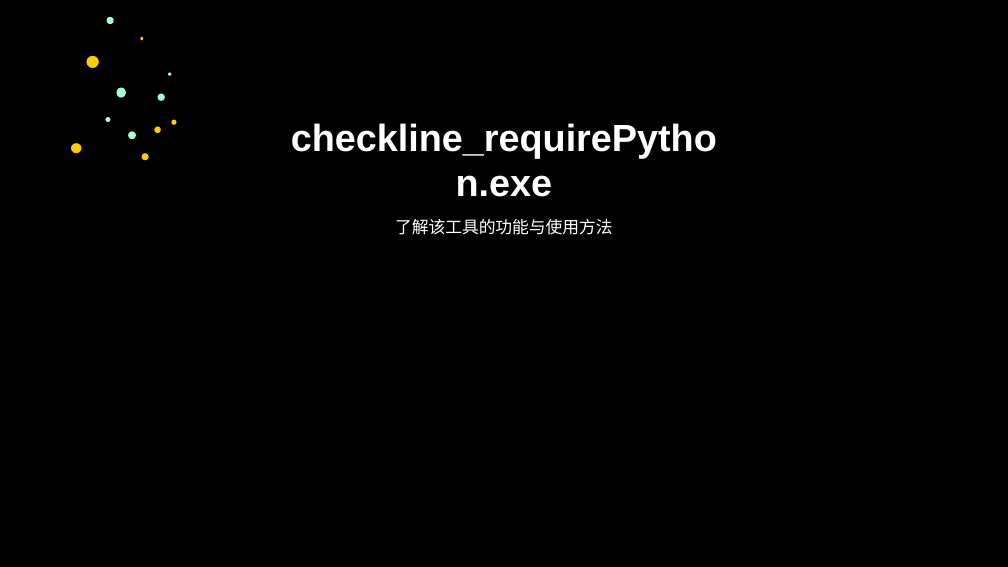
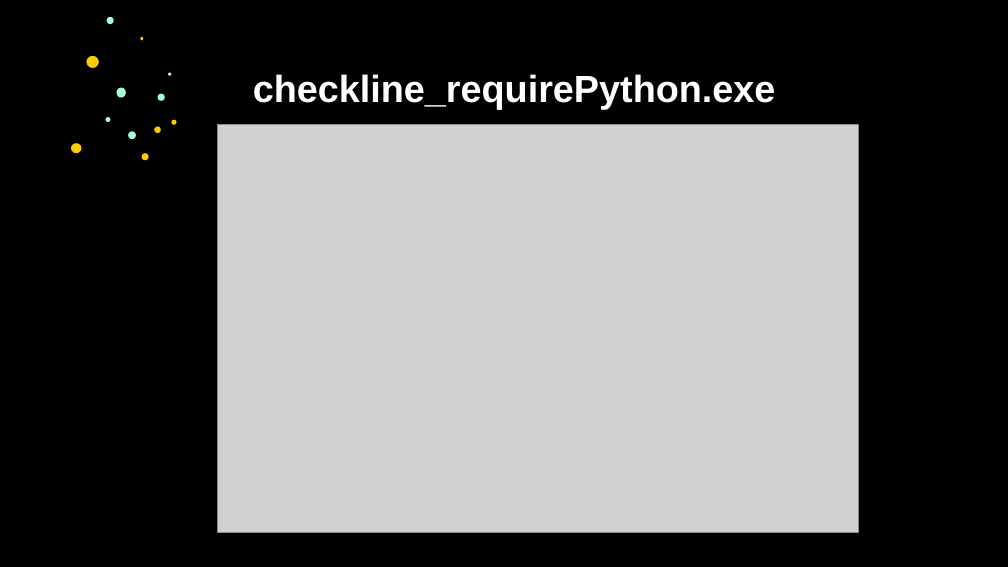
Before and after one commit to ferrarif1/STTools, a slide deck: slide 7 of BaseLineCheck/安全基线检查.pptx (slide 8 before the commit). Drawn at 1008x567 pixels with LibreOffice and Linux fonts; fonts in the diff are those of the drawing; grey boxes stand for pictures; background and template pictures are left out. Boxes give left, top, right and bottom in pixels: in the first picture for what was removed or moved away, otherwise in the second. Text is boxed around its words. In the diff, an @@ line names an element or a change of style, - is before the commit and + after.

```diff
--- a/BaseLineCheck/安全基线检查.pptx
+++ b/BaseLineCheck/安全基线检查.pptx
@@ title "checkline_requirePython.exe" rewrapped from (291,123,717,197) to (253,74,776,109) @@
@@ picture added at (217,125,858,532) @@
@@ text removed at (395,219,613,235) @@
-了解该工具的功能与使用方法
```
Also in this commit, not shown: 3 other slides changed, 1 slide added, 4 slides removed, 2 other files.
